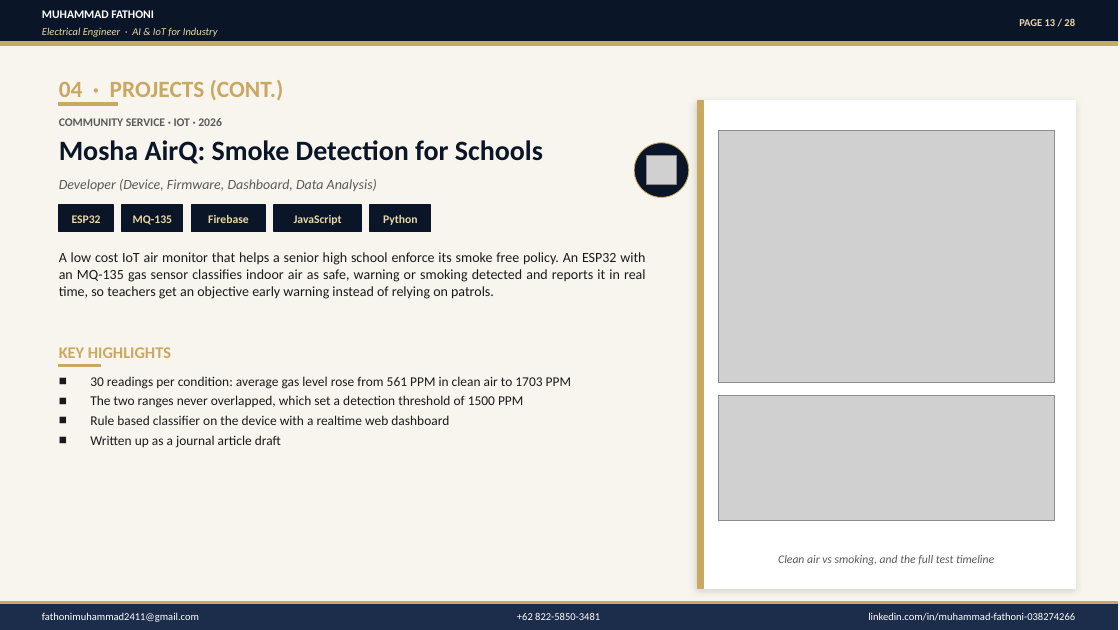
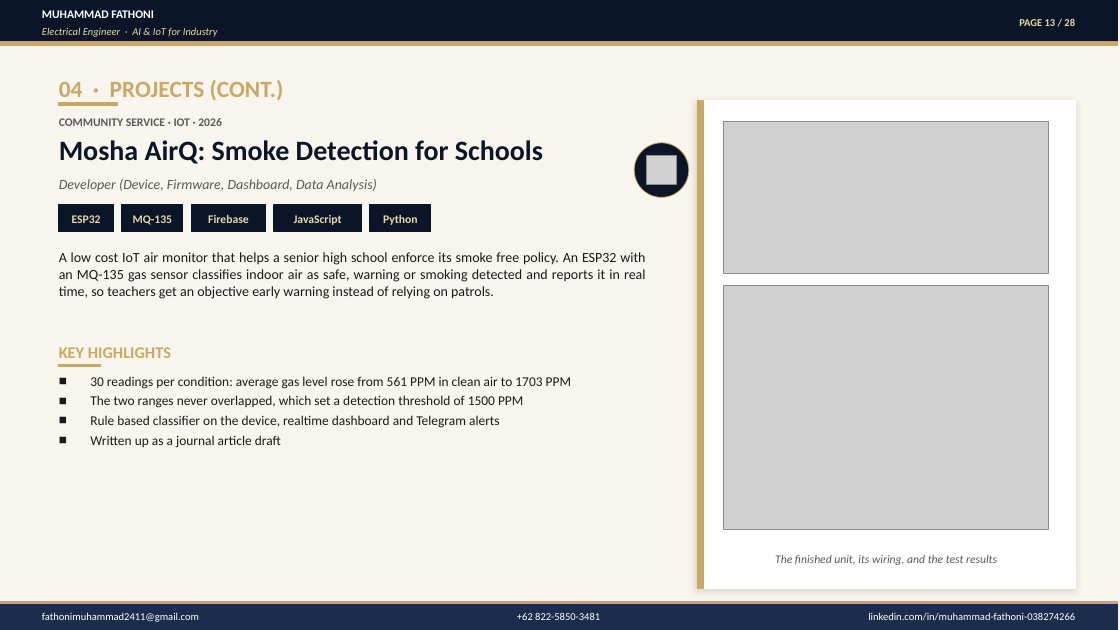
Before and after one commit to Toni2411/toni2411.github.io, a slide deck: slide 13 of assets/Portfolio_Muhammad_Fathoni.pptx. Drawn at 1120x630 pixels with LibreOffice and Linux fonts; fonts in the diff are those of the drawing; grey boxes stand for pictures. Boxes give left, top, right and bottom in pixels: in the first picture for what was removed or moved away, otherwise in the second. Text is boxed around its words. In the diff, an @@ line names an element or a change of style, - is before the commit and + after.

```diff
--- a/assets/Portfolio_Muhammad_Fathoni.pptx
+++ b/assets/Portfolio_Muhammad_Fathoni.pptx
@@ picture resized from (x1=718, y1=130, x2=1054, y2=382) to (x1=724, y1=122, x2=1049, y2=273) @@
@@ picture resized from (x1=718, y1=395, x2=1054, y2=520) to (x1=724, y1=286, x2=1049, y2=529) @@
@@ text at (x1=90, y1=415, x2=500, y2=428): text changed @@
-■ Rule based classifier on the device with a realtime web dashboard
+■ Rule based classifier on the device, realtime dashboard and Telegram alerts
@@ text at (x1=775, y1=555, x2=997, y2=565): text changed @@
-Clean air vs smoking, and the full test timeline
+The finished unit, its wiring, and the test results
```
Also in this commit, not shown: 6 other files.
